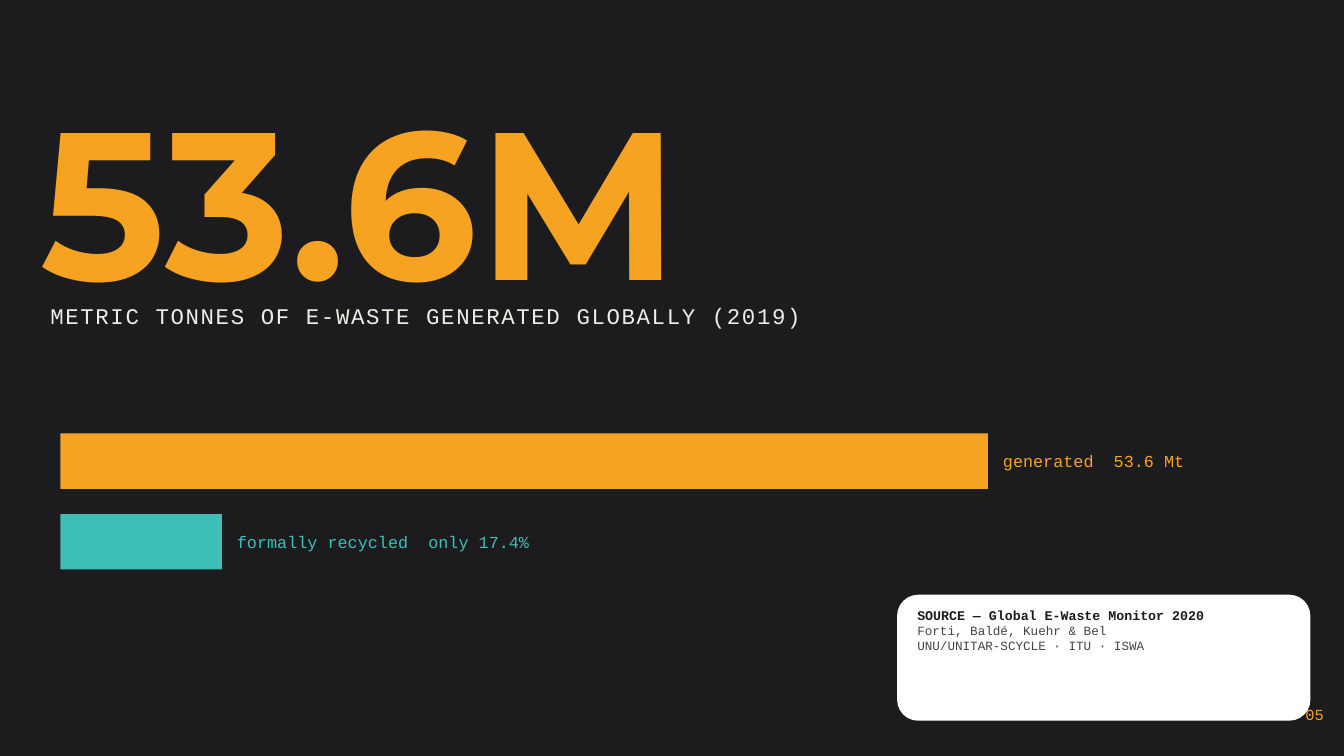
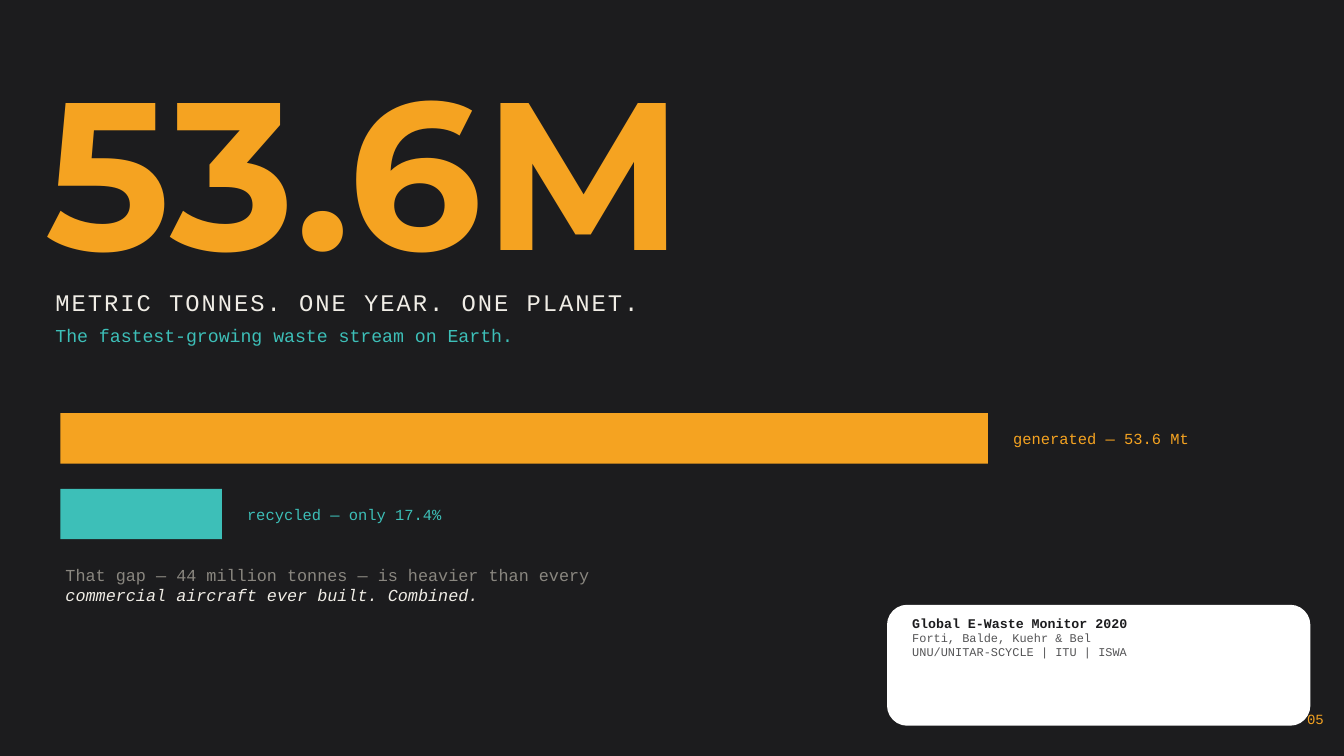
Before and after one commit to abdusamadmirzaliev004-ctrl/ai-chat-client, a slide deck: slide 5 of E-Waste-Right-to-Repair.pptx. Drawn at 1344x756 pixels with LibreOffice and Linux fonts; fonts in the diff are those of the drawing. Boxes give left, top, right and bottom in pixels: in the first picture for what was removed or moved away, otherwise in the second. Text is boxed around its words. In the diff, an @@ line names an element or a change of style, - is before the commit and + after.

```diff
--- a/E-Waste-Right-to-Repair.pptx
+++ b/E-Waste-Right-to-Repair.pptx
@@ text "53.6M": place and size @@
-text "53.6M" at <box>40,130,679,325</box>
+text "53.6M" at <box>45,100,684,298</box>
@@ text at <box>55,295,639,346</box>: text changed; size 16 to 13 pt; text colour #F0EDE6 to #3DBFB8 @@
-METRIC TONNES OF E-WASTE GENERATED GLOBALLY (2019)
+METRIC TONNES. ONE YEAR. ONE PLANET.
+The fastest-growing waste stream on Earth.
@@ rectangle: place and size @@
-rectangle at <box>60,434,988,489</box>
+rectangle at <box>60,413,988,464</box>
@@ text at <box>1013,433,1188,447</box>: text changed; size 12 to 11 pt @@
-generated 53.6 Mt
+generated — 53.6 Mt
@@ rectangle: place and size @@
-rectangle at <box>60,514,222,570</box>
+rectangle at <box>60,489,222,539</box>
@@ text at <box>247,509,441,523</box>: text changed; size 12 to 11 pt @@
-formally recycled only 17.4%
+recycled — only 17.4%
@@ text added at <box>65,569,589,601</box>, 12 pt, text #8A8780 @@
+That gap — 44 million tonnes — is heavier than every
+commercial aircraft ever built. Combined.
@@ rounded rectangle: place and size @@
-rounded rectangle at <box>897,595,1311,721</box>
+rounded rectangle at <box>887,605,1311,726</box>
@@ text at <box>912,618,1127,656</box>: text changed; size 9 to 8.5 pt; text colour #444446 to #555557 @@
-SOURCE — Global E-Waste Monitor 2020
-Forti, Baldé, Kuehr & Bel
-UNU/UNITAR-SCYCLE · ITU · ISWA
+Global E-Waste Monitor 2020
+Forti, Balde, Kuehr & Bel
+UNU/UNITAR-SCYCLE | ITU | ISWA
@@ text "05" at <box>1307,714,1324,724</box>: size 11 to 10 pt @@
```
Also in this commit, not shown: 2 other slides changed, 5 slides added, 5 slides removed.
